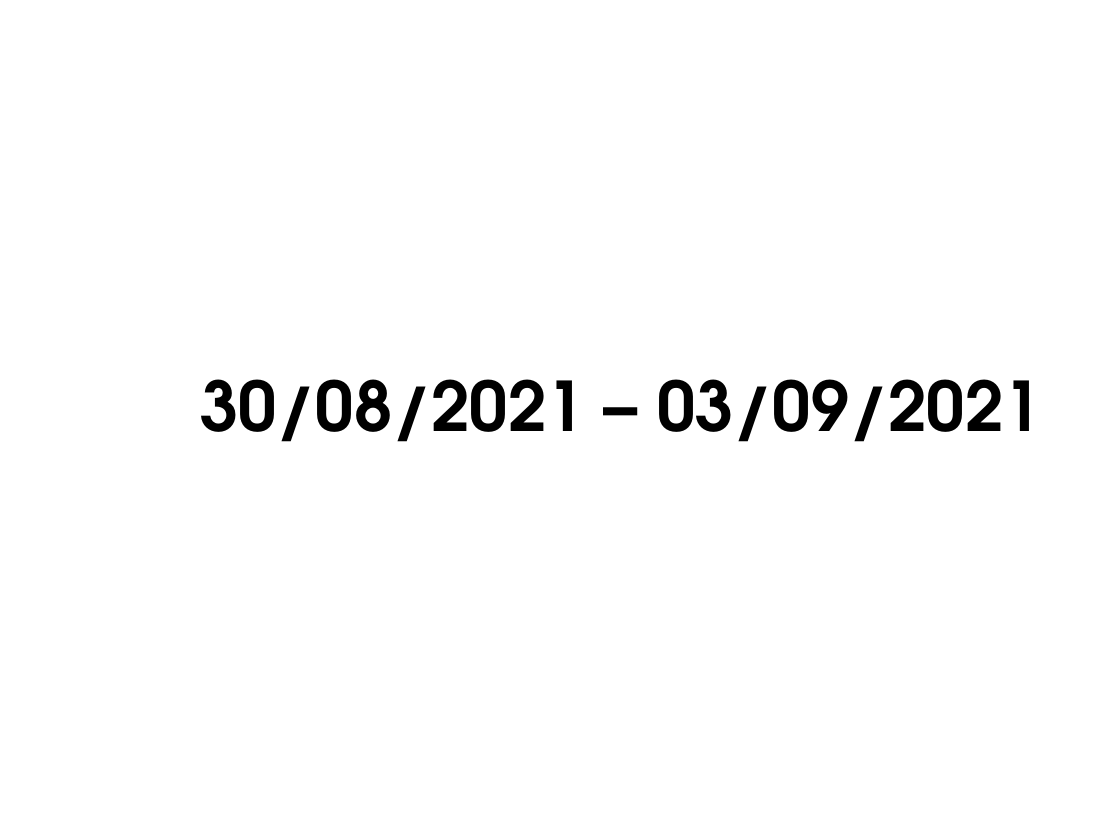
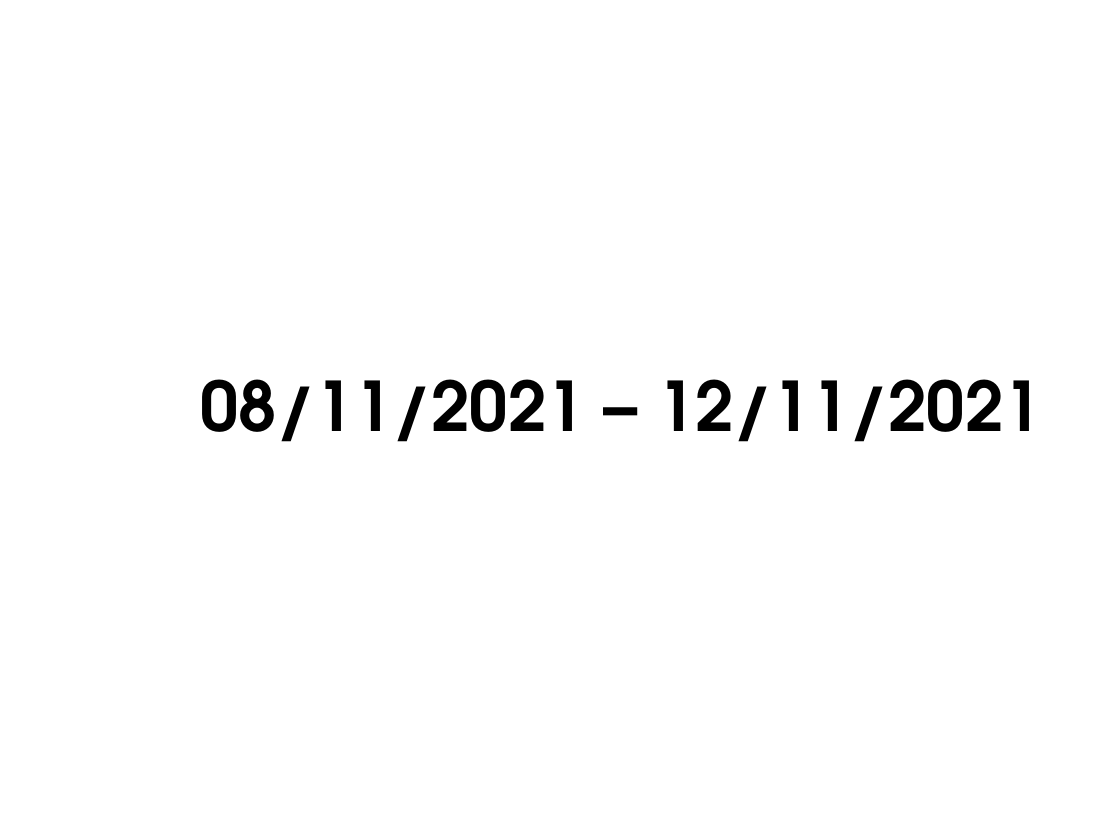
Before and after one commit to AXDELAROSA/CONTROL_QUALITY, a slide deck: slide 1 of 70_LIBERACION_QC/Docs/[QC] Reporte Material Liberado.pptx. Drawn at 1120x840 pixels with LibreOffice and Linux fonts; fonts in the diff are those of the drawing; background and template pictures are left out. Boxes give left, top, right and bottom in pixels: in the first picture for what was removed or moved away, otherwise in the second. Text is boxed around its words. In the diff, an @@ line names an element or a change of style, - is before the commit and + after.

```diff
--- a/70_LIBERACION_QC/Docs/[QC] Reporte Material Liberado.pptx
+++ b/70_LIBERACION_QC/Docs/[QC] Reporte Material Liberado.pptx
@@ text at box(200, 379, 1042, 442): text changed @@
-30/08/2021 – 03/09/2021
+08/11/2021 – 12/11/2021
```
Also in this commit, not shown: 1 other slide changed, 13 other files.
